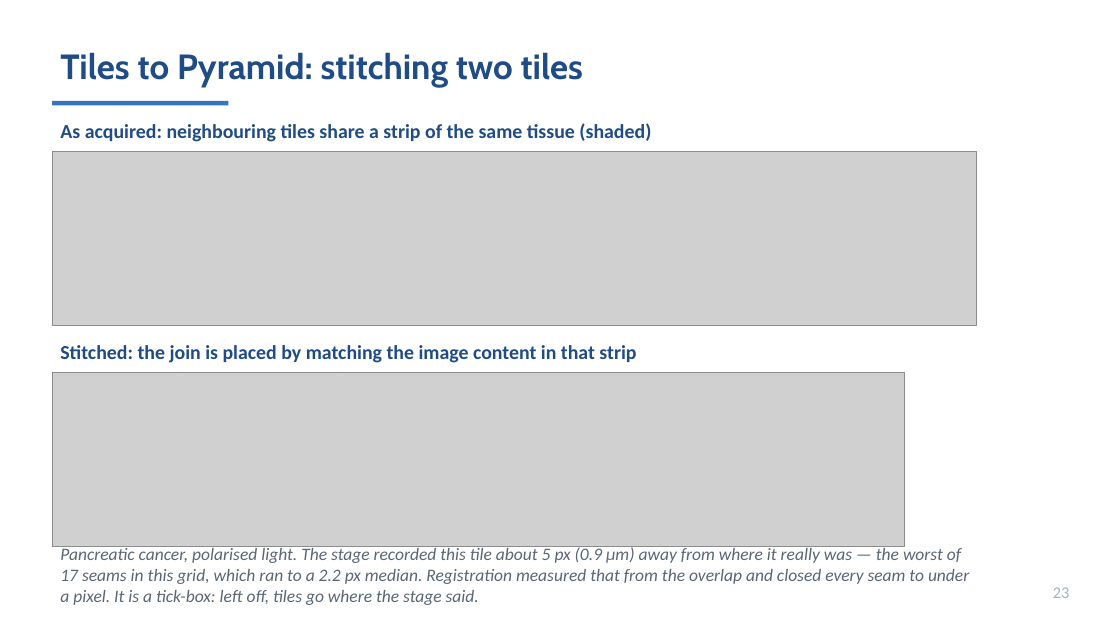
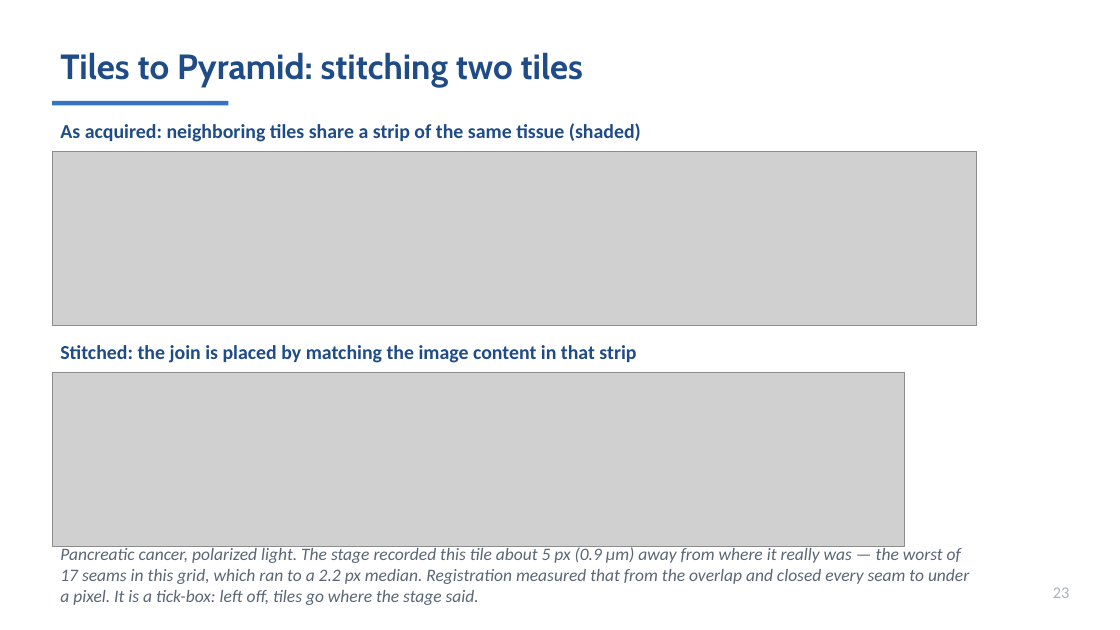
Before and after one commit to MichaelSNelson/BINA-I2K-2026-QuPath-Extensions, a slide deck: slide 23 of I2K_2026_QuPath_Extensions.pptx. Drawn at 1120x630 pixels with LibreOffice and Linux fonts; fonts in the diff are those of the drawing; grey boxes stand for pictures. Boxes give left, top, right and bottom in pixels: in the first picture for what was removed or moved away, otherwise in the second. Text is boxed around its words. In the diff, an @@ line names an element or a change of style, - is before the commit and + after.

```diff
--- a/I2K_2026_QuPath_Extensions.pptx
+++ b/I2K_2026_QuPath_Extensions.pptx
@@ text at [60,123,641,142]: text changed @@
-As acquired: neighbouring tiles share a strip of the same tissue (shaded)
+As acquired: neighboring tiles share a strip of the same tissue (shaded)
@@ text at [60,546,969,605]: text changed @@
-Pancreatic cancer, polarised light. The stage recorded this tile about 5 px (0.9 µm) away from where it really was — the worst of 17 seams in this grid, which ran to a 2.2 px median. Registration measured that from the overlap and closed every seam to under a pixel. It is a tick-box: left off, tiles go where the stage said.
+Pancreatic cancer, polarized light. The stage recorded this tile about 5 px (0.9 µm) away from where it really was — the worst of 17 seams in this grid, which ran to a 2.2 px median. Registration measured that from the overlap and closed every seam to under a pixel. It is a tick-box: left off, tiles go where the stage said.
```
Also in this commit, not shown: 18 other slides changed, 22 other files.
